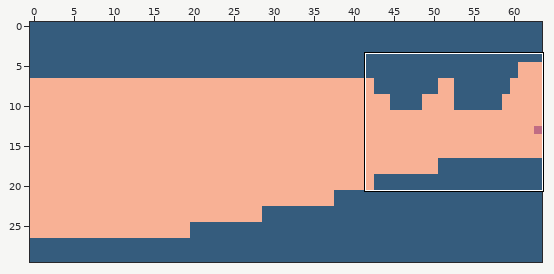
A Tiled map gets an edit: android/build/intermediates/assets/debug/levels/Level1-1.tmx. The picture above shows the old version from afar; the outline marks the close-up.
Close-up. First the earlier version:
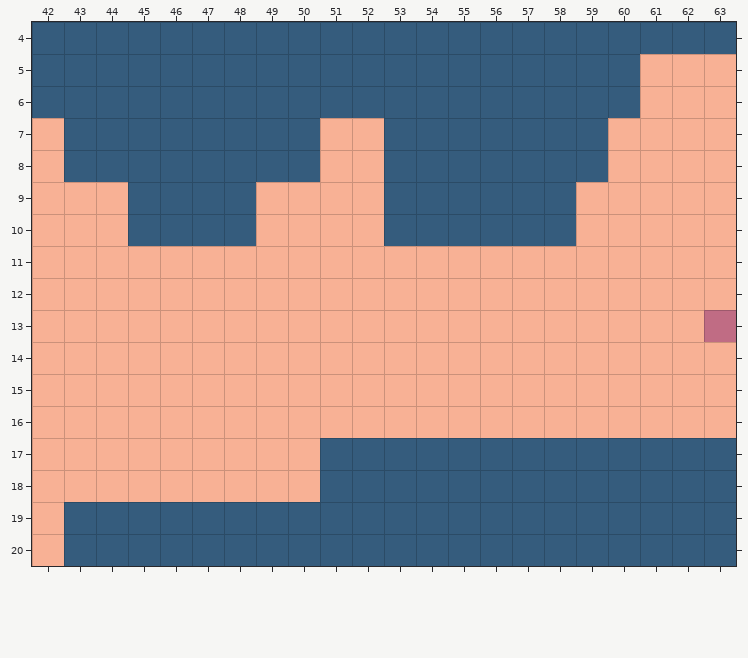
Cells are 16x16 px. Shown: x 42..63, y 4..20. The commit also changed other parts of the map, which this record leaves out.
The same view after the edit:
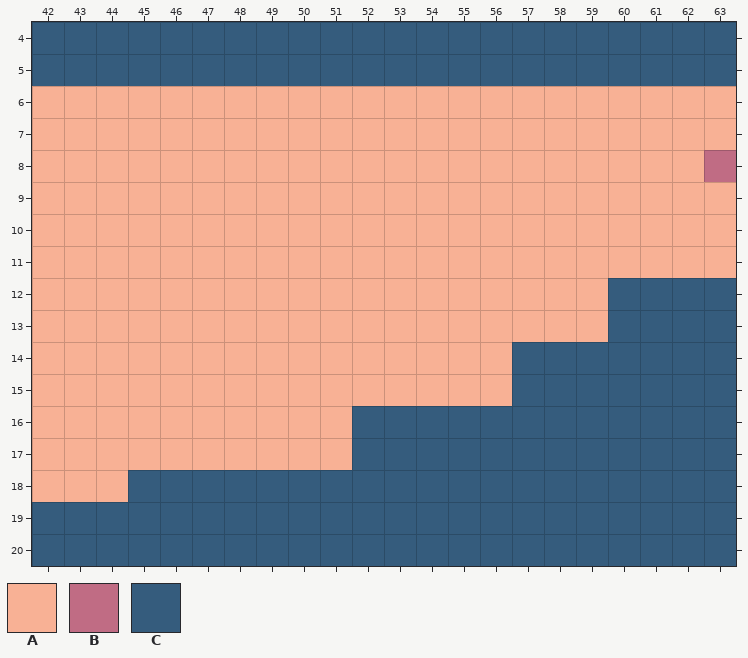
Key: from "background": A 0; from "enemy": B 0; from "ground": C 0.
_ is an empty cell.
The exact change:
Layer "graphics":
Tile C becomes tile A in row 6 at x 42 to 60; in rows 7 to 8 at x 43 to 50 and 53 to 59; in rows 9 to 10 at x 45 to 48 and 53 to 58; in row 17 at x 51.
Tile A becomes tile B in row 8 at x 63.
Tile A becomes tile C in row 5 at x 61 to 63; in row 12 at x 60 to 63; in row 13 at x 60 to 62; in rows 14 to 15 at x 57 to 63; in row 16 at x 52 to 63; in row 18 at x 45 to 50.
Tile A becomes tile C in rows 19 to 20 at x 42.
Tile B becomes tile C in row 13 at x 63.
Boxes around the changes in both close-ups, in picture pixels (x1, y1, x2, y2):
changed: (32, 54, 736, 246)
changed: (128, 278, 736, 502)
changed: (32, 502, 64, 566)
